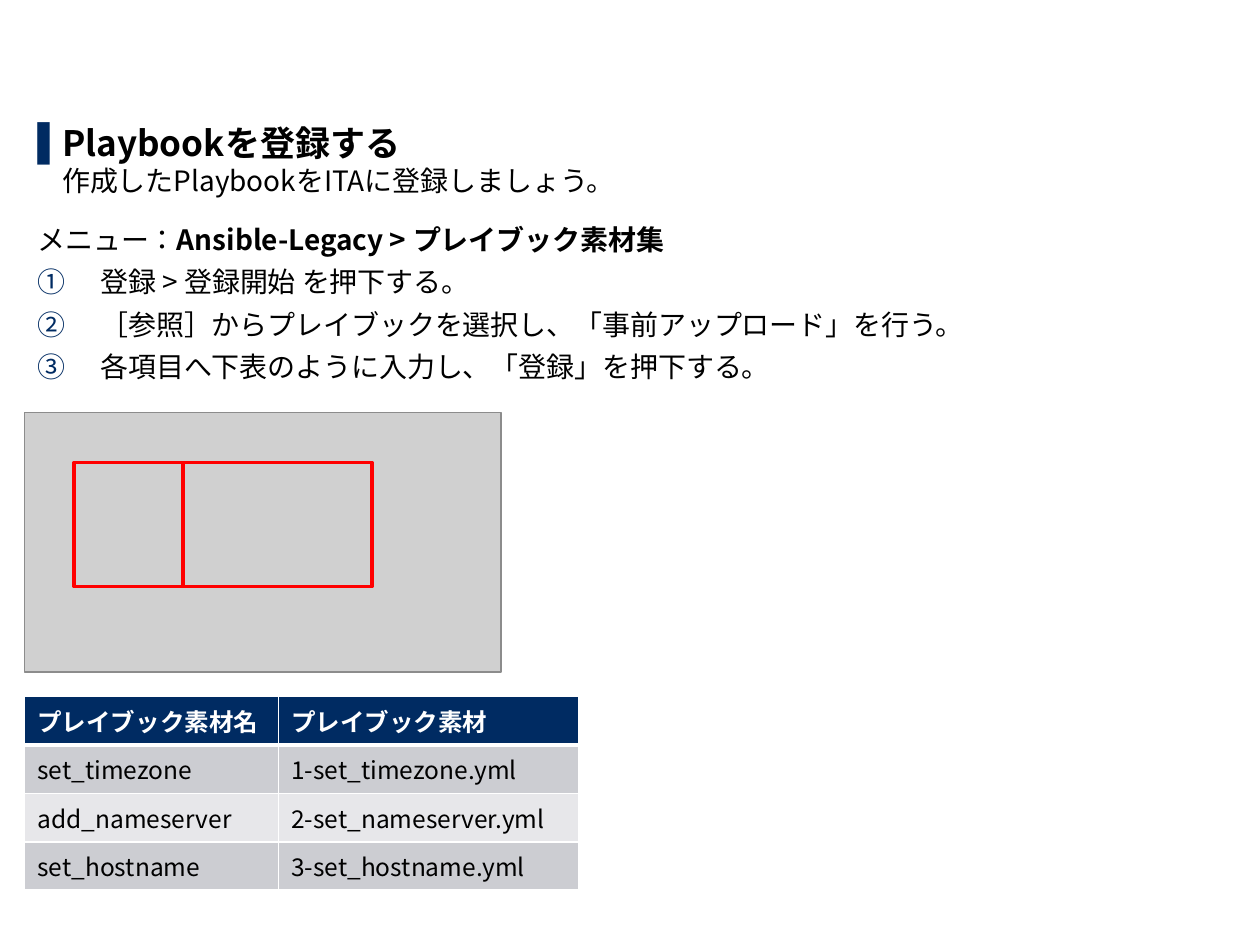
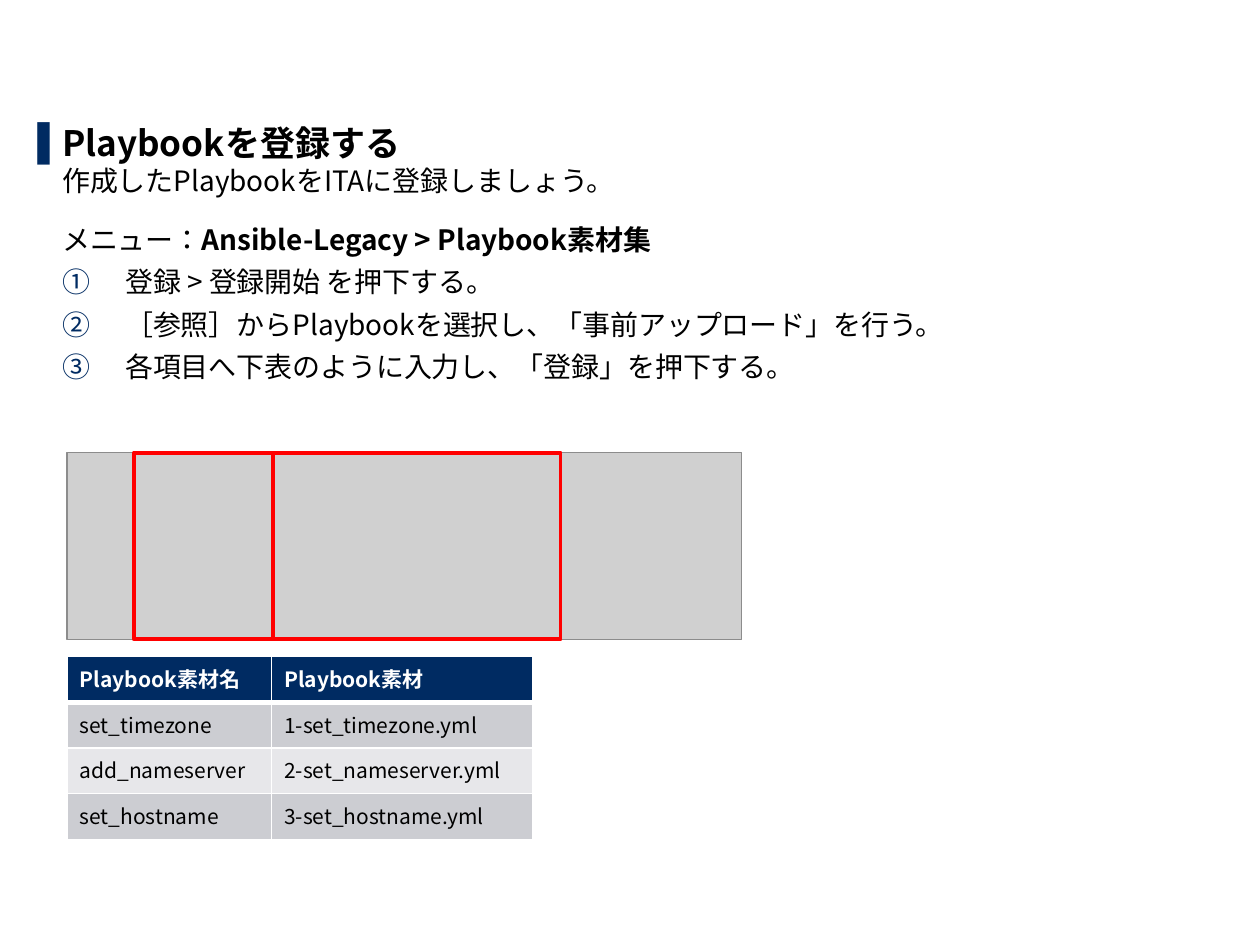
Before and after one commit to exastro-suite/it-automation-docs, a slide deck: slide 14 of asset/Learn_ja/ITA-hg-ps_practice_ja.pptx. Drawn at 1260x945 pixels with LibreOffice and Linux fonts; fonts in the diff are those of the drawing; grey boxes stand for pictures; background and template pictures are left out. Boxes give left, top, right and bottom in pixels: in the first picture for what was removed or moved away, otherwise in the second. Text is boxed around its words. In the diff, an @@ line names an element or a change of style, - is before the commit and + after.

```diff
--- a/asset/Learn_ja/ITA-hg-ps_practice_ja.pptx
+++ b/asset/Learn_ja/ITA-hg-ps_practice_ja.pptx
@@ text at (62, 226, 652, 257): text changed @@
-メニュー：Ansible-Legacy > プレイブック素材集
+  メニュー：Ansible-Legacy > Playbook素材集
@@ text at (125, 268, 795, 380): list level 1 to 2 in "登録 > 登録開始 を押下する。"; list level 1 to 2 in "各項目へ下表のように入力し、「登録」を押下する。" @@
@@ text at (125, 311, 943, 342): text changed @@
-2. ［参照］からプレイブックを選択し、「事前アップロード」を行う。
+  2. ［参照］からPlaybookを選択し、「事前アップロード」を行う。
@@ picture: place and size @@
-picture at (25, 413, 501, 673)
+picture at (67, 452, 741, 639)
@@ rectangle: place and size @@
-rectangle at (74, 462, 184, 586)
+rectangle at (134, 452, 272, 639)
@@ rectangle: place and size @@
-rectangle at (184, 462, 373, 586)
+rectangle at (273, 452, 561, 639)
@@ table at (67, 656, 532, 839) @@
-row 1, column 1: プレイブック素材名
+row 1, column 1: Playbook素材名
-row 1, column 2: プレイブック素材
+row 1, column 2: Playbook素材
@@ size 14 to 12 pt in "set_timezone", "1-set_timezone.yml", "add_nameserver", "2-set_nameserver.yml" and 2 more places @@
@@ table: place and size @@
-table at (25, 697, 580, 886)
+table at (67, 656, 532, 839)
```
Also in this commit, not shown: 36 other slides changed, 1 other file.
